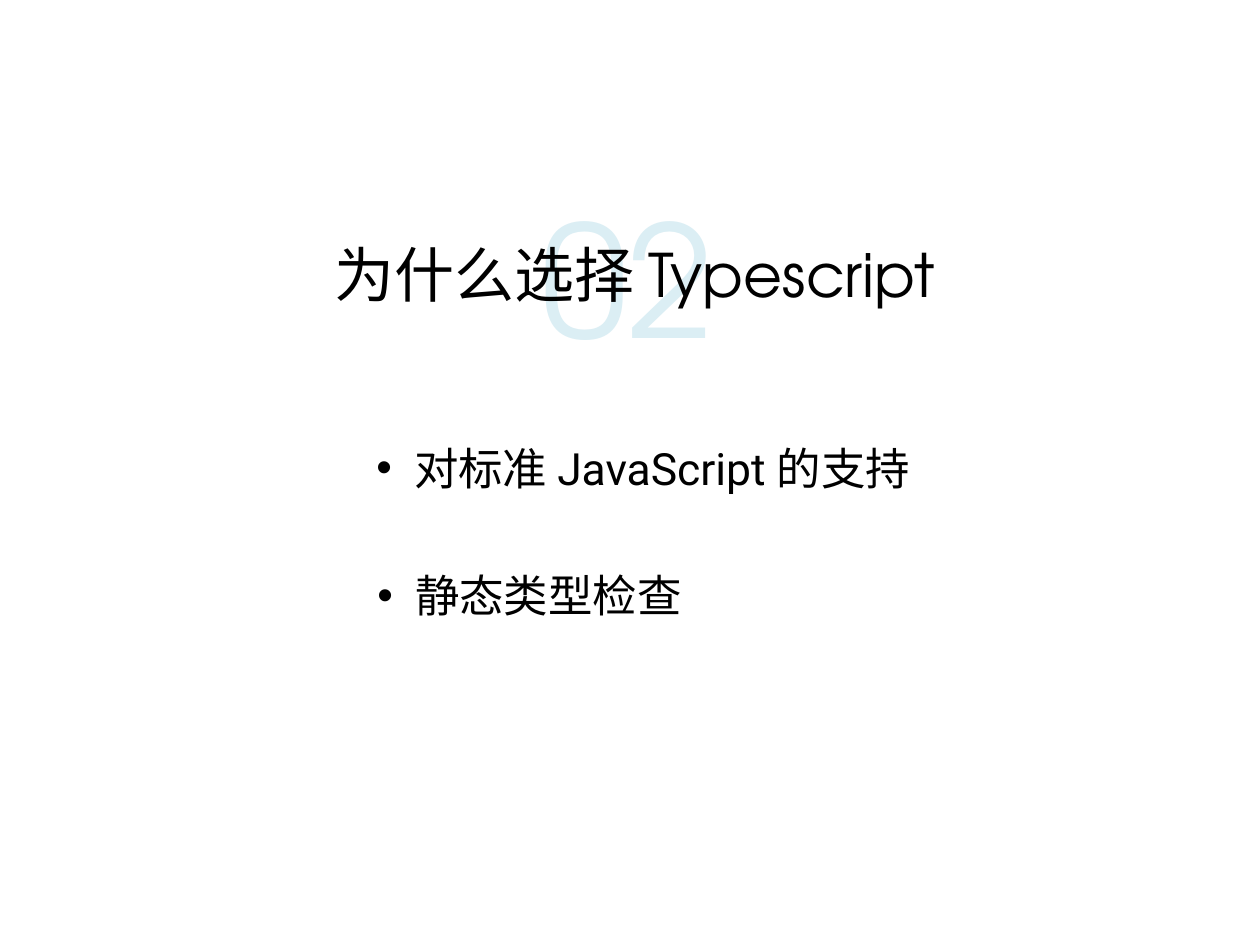
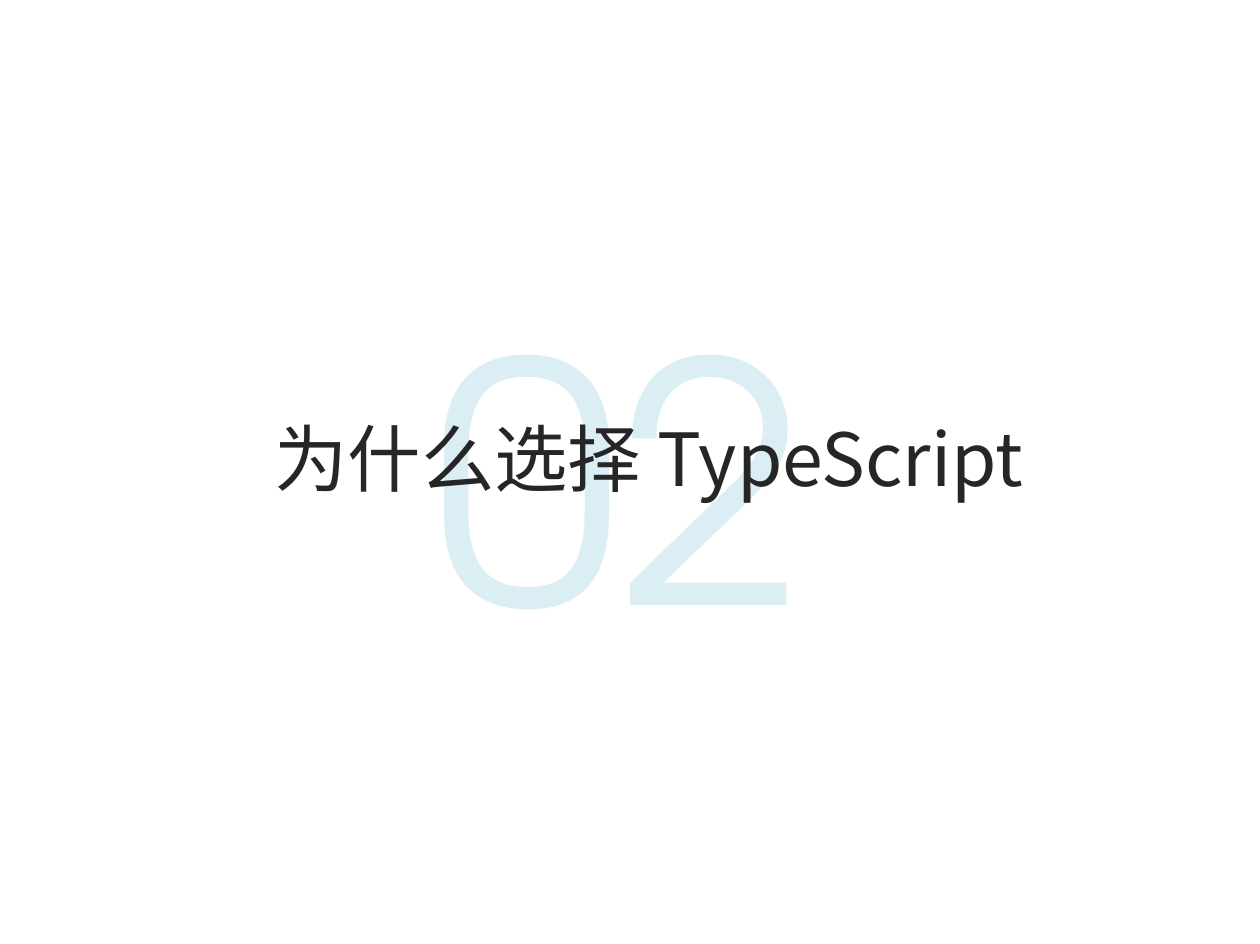
Before and after one commit to life0727/blog, a slide deck: slide 6 of ppt/typescript1.pptx. Drawn at 1260x944 pixels with LibreOffice and Linux fonts; fonts in the diff are those of the drawing; background and template pictures are left out. Boxes give left, top, right and bottom in pixels: in the first picture for what was removed or moved away, otherwise in the second. Text is boxed around its words. In the diff, an @@ line names an element or a change of style, - is before the commit and + after.

```diff
--- a/ppt/typescript1.pptx
+++ b/ppt/typescript1.pptx
@@ text "02": place and size @@
-text "02" at box(542, 246, 714, 309)
+text "02" at box(435, 424, 804, 503)
@@ text "02" at box(435, 424, 804, 503): size 140 to 300 pt @@
@@ text "为什么选择 TypeScript" at box(275, 424, 1023, 503): vertical alignment middle to top @@
@@ text at box(275, 424, 1023, 503): text changed; size 54 to 66 pt; font TeX Gyre Adventor to Noto Sans CJK SC; text colour #000000 to #262626 @@
-为什么选择 Typescript
+为什么选择 TypeScript
@@ text removed at box(414, 447, 910, 494) @@
-• 对标准 JavaScript 的支持
@@ text removed at box(415, 574, 681, 616) @@
-• 静态类型检查
```
Also in this commit, not shown: 1 other slide changed, 1 slide added, 1 slide removed, 1 other file.
